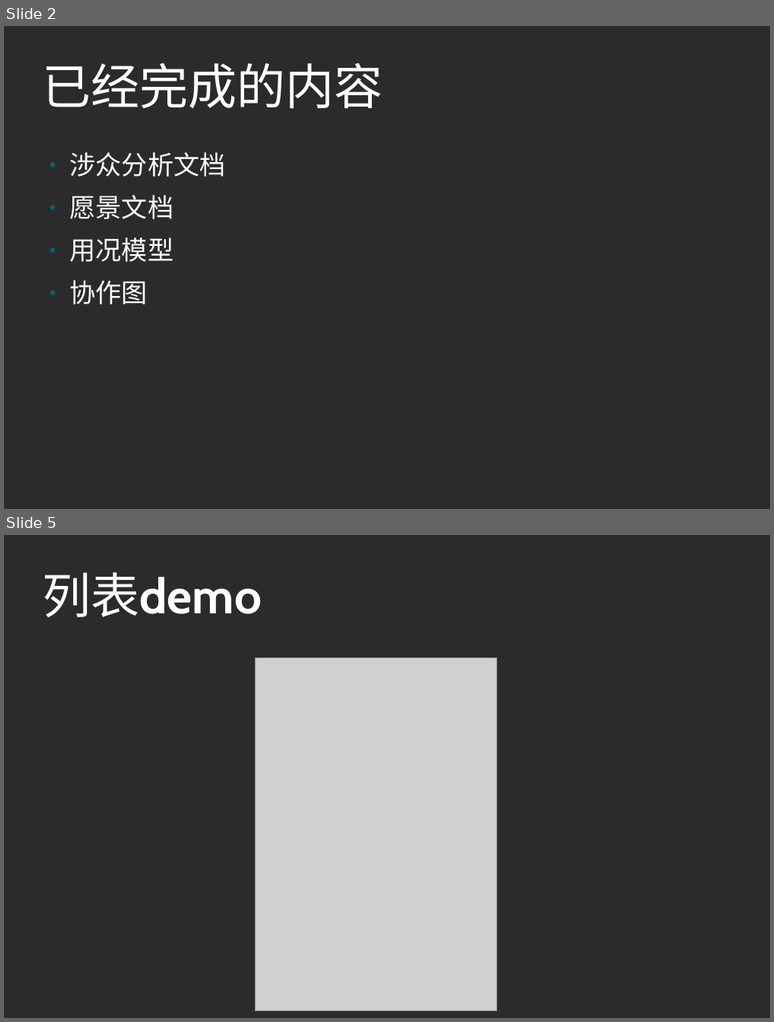
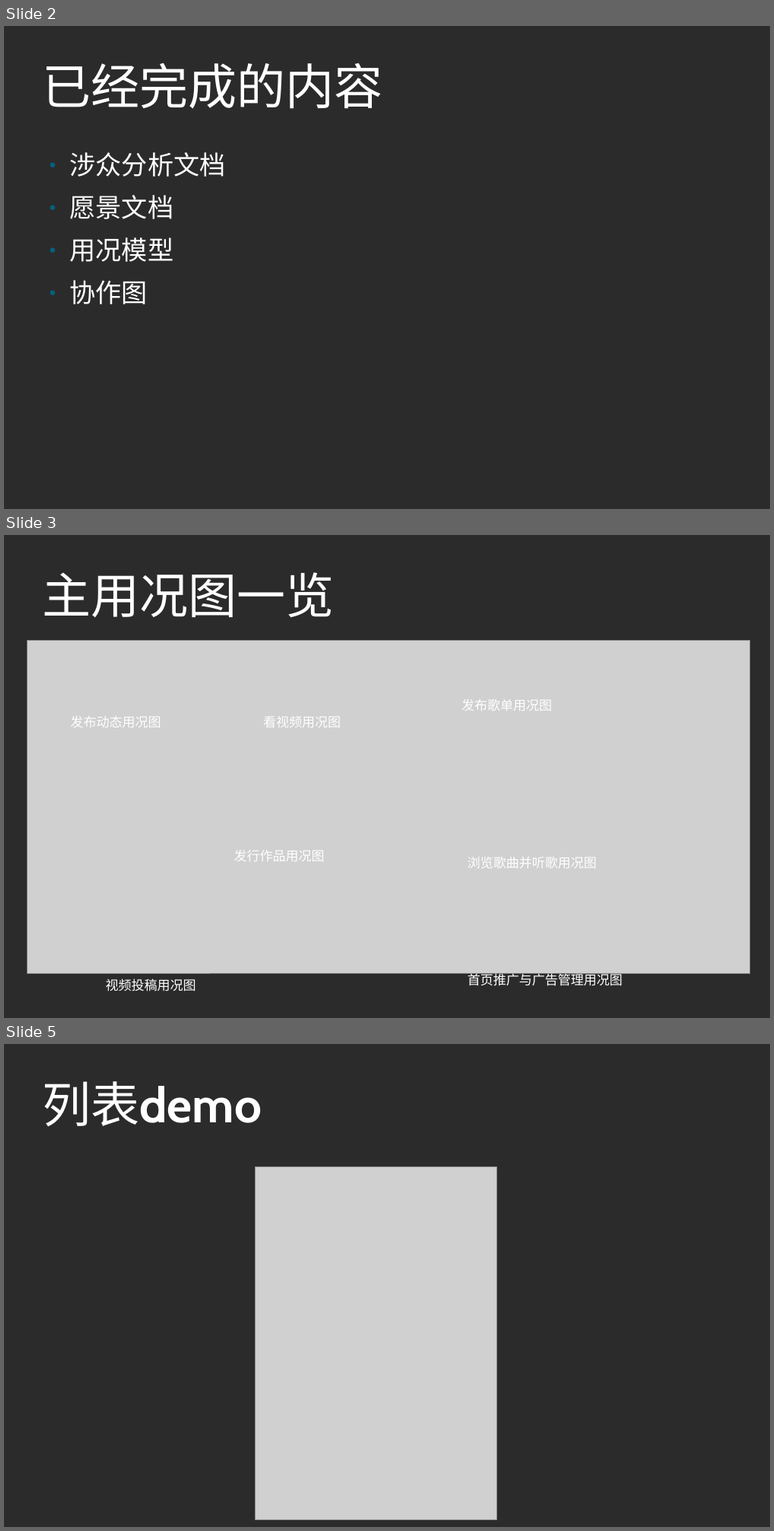
Before and after one commit to 375187588/hydrogenMusic, a slide deck: formal/氢音乐项目进展报告.odp. Shown one above the other, each under a label of ours: slides 2 and 5 before the commit, slides 2, 3 and 5 after it; the slides between them are not shown. The pictures are 774x1022 and 774x1531 pixels, drawn with LibreOffice and Linux fonts; fonts in the diff are those of the drawing; grey boxes stand for pictures; background and template pictures are left out; a plain dark background stands for a picture behind light text. Boxes give left, top, right and bottom in pixels: in the first picture for what was removed or moved away, otherwise in the second. Text is boxed around its words. In the diff, an @@ line names an element or a change of style, - is before the commit and + after.

```diff
--- a/formal/氢音乐项目进展报告.odp
+++ b/formal/氢音乐项目进展报告.odp
@@ slide 3 added at <box>4,535,770,1018</box>, background picture (left out) @@
@@ title added at <box>42,572,334,617</box>, 60 pt, text #FFFFFF @@
+主用况图一览
@@ picture added at <box>28,640,750,973</box> @@
@@ text added at <box>70,716,161,727</box>, 16 pt, text #FFFFFF @@
+发布动态用况图
@@ text added at <box>263,716,341,727</box>, 16 pt, text #FFFFFF @@
+看视频用况图
@@ text added at <box>462,699,552,711</box>, 16 pt, text #FFFFFF @@
+发布歌单用况图
@@ text added at <box>234,850,325,861</box>, 16 pt, text #FFFFFF @@
+发行作品用况图
@@ text added at <box>468,856,597,868</box>, 16 pt, text #FFFFFF @@
+浏览歌曲并听歌用况图
@@ text added at <box>106,978,196,991</box>, 16 pt, text #FFFFFF @@
+视频投稿用况图
@@ text added at <box>468,970,623,986</box>, 16 pt, text #FFFFFF @@
+首页推广与广告管理用况图
```
Also in this commit, not shown: 4 slides changed, 1 slide removed, 3 other files.
